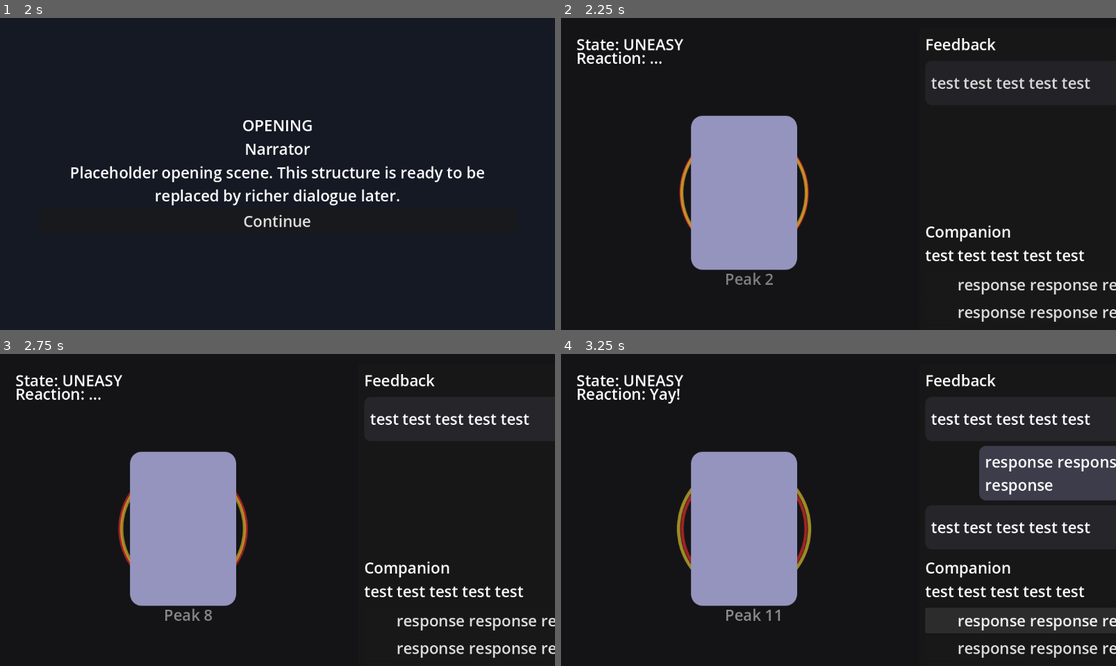
Above: before the commit, frames 1-4 (two rows, left to right).
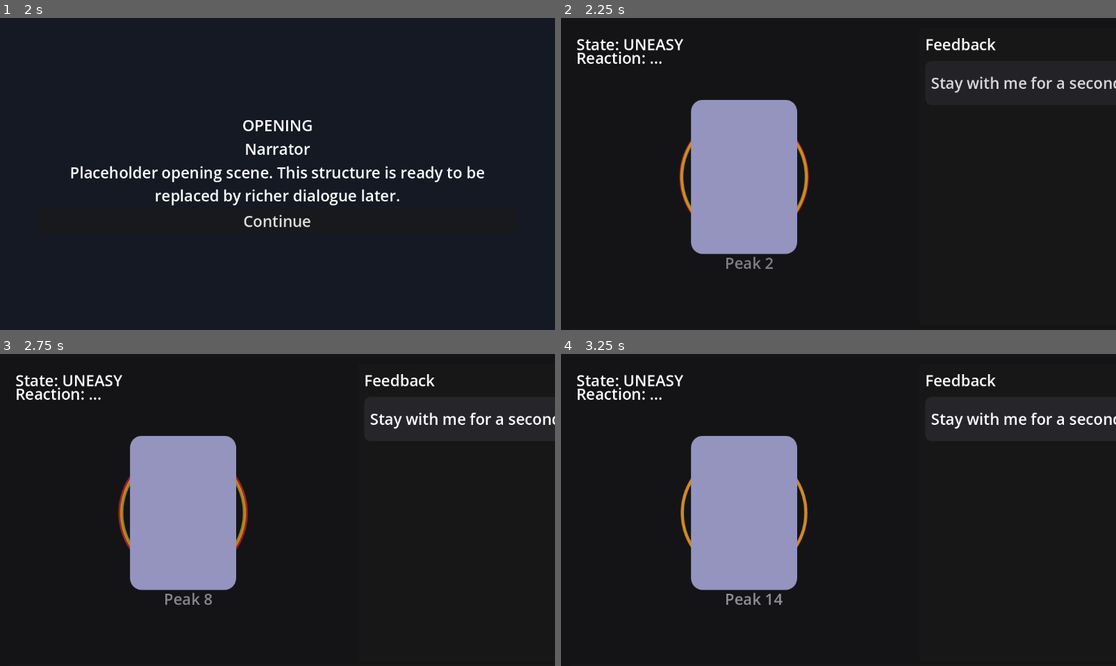
Above: after the commit, the same moments.

Repository: manchenlee/wgj-2026-teamb
Game: Godot game, scene res://scenes/Main.tscn
The game is run twice, just before and just after one commit, with the same random seed, the same clock (stepped at 60 frames per second) and the same inputs.
Inputs (mouse positions are in pixels of both pictures, inside the frame that each line leads up to):
- Up to frame 1 (2 s): click "Start" at 0.5 s; click "Continue" at 1.25 s
- Up to frame 2 (2.25 s): click "Continue" at 2 s
- Up to frame 3 (2.75 s): no input
- Up to frame 4 (3.25 s): click (1066, 619) at 2.75 s, where only the run before the commit has a clickable "response response response"

Frame 1 is identical in both runs. In frame 2, 5.1% of the frame differs, in the area x 21-100%, y 18-98%; in frame 3, 5.2%; in frame 4, 10%, in the area x 15-100%, y 11-98%.

Commit message:
feat: Enhance dialogue system with event handling and dynamic responses

Diff:
--- a/scenes/components/DialoguePanel.tscn
+++ b/scenes/components/DialoguePanel.tscn
@@ -28,17 +28,9 @@
 size_flags_horizontal = 3
 theme_override_constants/separation = 10
 
-[node name="CurrentDialoguePrompt" type="VBoxContainer" parent="MarginContainer/VBoxContainer"]
-
-[node name="SpeakerLabel" type="Label" parent="MarginContainer/VBoxContainer/CurrentDialoguePrompt"]
-text = "Companion"
-
-[node name="PromptText" type="Label" parent="MarginContainer/VBoxContainer/CurrentDialoguePrompt"]
-text = "Prompt"
-autowrap_mode = 2
-
 [node name="ChoiceButtons" type="VBoxContainer" parent="MarginContainer/VBoxContainer"]
 alignment = 2
+visible = false
 
 [node name="GoodButton" type="Button" parent="MarginContainer/VBoxContainer/ChoiceButtons"]
 text = "response response response"
--- a/scripts/core/game_session_controller.gd
+++ b/scripts/core/game_session_controller.gd
@@ -24,6 +24,7 @@
 var current_prompt: Dictionary = {}
 var debug_overlay
 var run_active: bool = true
+var waiting_for_choice: bool = false
 
 func _ready() -> void:
 	feedback_rng.randomize()
@@ -72,11 +73,10 @@
 	combo = 0
 	round_restart_timer.stop()
 	arousal_model.reset()
+	dialogue_controller.reset()
 	dialogue_panel.clear_history()
-	current_prompt = dialogue_controller.next_prompt(arousal_model.physical, arousal_model.emotional)
-	dialogue_panel.set_prompt(current_prompt)
-	dialogue_panel.append_history(Config.TEST_FEEDBACK_TEXT, "companion")
-	_schedule_next_feedback_message()
+	waiting_for_choice = false
+	_push_next_dialogue_event()
 	_start_round()
 	_update_presentation()
 
@@ -108,11 +108,10 @@
 	_update_presentation()
 
 func _on_feedback_timer_timeout() -> void:
-	if not run_active:
-		return
-	dialogue_panel.append_history(Config.TEST_FEEDBACK_TEXT, "companion")
+	if not run_active or waiting_for_choice:
+		return
+	_push_next_dialogue_event()
 	print_debug("feedback message")
-	_schedule_next_feedback_message()
 
 func _on_direction_pressed(direction: String) -> void:
 	if not run_active:
@@ -155,12 +154,13 @@
 
 func _on_choice_selected(choice_quality: String, choice_text: String) -> void:
 	dialogue_panel.append_history(choice_text, "player")
+	dialogue_panel.hide_choices()
+	waiting_for_choice = false
 	var outcome := dialogue_controller.apply_choice(choice_quality, arousal_model)
 	arousal_model.refresh_emotional_activity()
-	dialogue_panel.append_history(str(outcome.get("reply", Config.TEST_FEEDBACK_TEXT)), "companion")
+	dialogue_panel.append_history(str(outcome.get("reply", "...")), "companion")
 	character_area.show_choice_reaction(choice_quality)
-	current_prompt = dialogue_controller.next_prompt(arousal_model.physical, arousal_model.emotional)
-	dialogue_panel.set_prompt(current_prompt)
+	_schedule_next_feedback_message()
 	_update_presentation()
 
 func _handle_wrong_input() -> void:
@@ -215,3 +215,15 @@
 		Config.FEEDBACK_MESSAGE_INTERVAL_MAX
 	)
 	feedback_timer.start(wait_time)
+
+func _push_next_dialogue_event() -> void:
+	current_prompt = dialogue_controller.next_event(arousal_model.physical, arousal_model.emotional)
+	dialogue_panel.append_history(str(current_prompt.get("text", "...")), "companion")
+	if current_prompt.has("choices"):
+		waiting_for_choice = true
+		dialogue_panel.show_choices(current_prompt.get("choices", {}))
+		feedback_timer.stop()
+	else:
+		waiting_for_choice = false
+		dialogue_panel.hide_choices()
+		_schedule_next_feedback_message()
--- a/scripts/data/placeholder_dialogue_data.gd
+++ b/scripts/data/placeholder_dialogue_data.gd
@@ -11,7 +11,10 @@
 			"good": "Acknowledge gently",
 			"neutral": "Keep it brief",
 			"bad": "Brush it off"
-		}
+		},
+		"reply_good": "Thank you. That helps me settle back in.",
+		"reply_neutral": "Okay. I will take the small answer for now.",
+		"reply_bad": "That stings. I need more care than that."
 	},
 	{
 		"speaker": "Companion",
@@ -20,7 +23,21 @@
 			"good": "Respond with care",
 			"neutral": "Answer casually",
 			"bad": "Dismiss the concern"
-		}
+		},
+		"reply_good": "Yeah, that is closer to what I needed.",
+		"reply_neutral": "Maybe. I still feel a little unsure.",
+		"reply_bad": "Ignoring it will only make it worse."
+	}
+]
+
+const LOW_LINES := [
+	{
+		"speaker": "Companion",
+		"text": "Stay with me for a second."
+	},
+	{
+		"speaker": "Companion",
+		"text": "I am trying to read your pace."
 	}
 ]
 
@@ -32,7 +49,10 @@
 			"good": "Encourage the moment",
 			"neutral": "Stay playful",
 			"bad": "Turn cold"
-		}
+		},
+		"reply_good": "Mmm. Stay there with me.",
+		"reply_neutral": "That works. We can keep it light.",
+		"reply_bad": "You just pulled me out of it."
 	},
 	{
 		"speaker": "Companion",
@@ -41,7 +61,21 @@
 			"good": "Lean into it",
 			"neutral": "Keep steady",
 			"bad": "Break the mood"
-		}
+		},
+		"reply_good": "Yes. That keeps the feeling alive.",
+		"reply_neutral": "Steady is okay. Do not lose me completely.",
+		"reply_bad": "That killed the momentum."
+	}
+]
+
+const BALANCED_LINES := [
+	{
+		"speaker": "Companion",
+		"text": "This rhythm is starting to feel natural."
+	},
+	{
+		"speaker": "Companion",
+		"text": "Okay, that lands better."
 	}
 ]
 
@@ -53,7 +87,10 @@
 			"good": "Recenter together",
 			"neutral": "Pause a beat",
 			"bad": "Ignore the mismatch"
-		}
+		},
+		"reply_good": "There. That brings us back together.",
+		"reply_neutral": "A pause helps, but we still need to adjust.",
+		"reply_bad": "No, that makes the disconnect worse."
 	},
 	{
 		"speaker": "Companion",
@@ -62,7 +99,21 @@
 			"good": "Adjust thoughtfully",
 			"neutral": "See what happens",
 			"bad": "Double down"
-		}
+		},
+		"reply_good": "That is better. You are actually listening.",
+		"reply_neutral": "Maybe. I am still waiting for you to meet me halfway.",
+		"reply_bad": "Too much. You are not hearing me."
+	}
+]
+
+const HIGH_GAP_LINES := [
+	{
+		"speaker": "Companion",
+		"text": "We are drifting out of sync."
+	},
+	{
+		"speaker": "Companion",
+		"text": "Something is off in the balance right now."
 	}
 ]
 
@@ -74,3 +125,12 @@
 	elif difference > Config.BALANCE_TOLERANCE:
 		source = HIGH_GAP_PROMPTS
 	return source[randi() % source.size()].duplicate(true)
+
+func get_line(physical: float, emotional: float) -> Dictionary:
+	var difference := absf(physical - emotional)
+	var source := BALANCED_LINES
+	if physical < 35.0 or emotional < 35.0:
+		source = LOW_LINES
+	elif difference > Config.BALANCE_TOLERANCE:
+		source = HIGH_GAP_LINES
+	return source[randi() % source.size()].duplicate(true)
--- a/scripts/gameplay/dialogue_choice_controller.gd
+++ b/scripts/gameplay/dialogue_choice_controller.gd
@@ -6,10 +6,20 @@
 
 var data_source = PlaceholderDialogueDataClass.new()
 var current_prompt: Dictionary = {}
+var event_counter: int = 0
 
-func next_prompt(physical: float, emotional: float) -> Dictionary:
-	current_prompt = data_source.get_prompt(physical, emotional)
-	return current_prompt
+func reset() -> void:
+	current_prompt = {}
+	event_counter = 0
+
+func next_event(physical: float, emotional: float) -> Dictionary:
+	event_counter += 1
+	if event_counter % 3 == 0:
+		current_prompt = data_source.get_prompt(physical, emotional)
+		return current_prompt
+
+	current_prompt = {}
+	return data_source.get_line(physical, emotional)
 
 func apply_choice(choice_quality: String, model) -> Dictionary:
 	var delta_value := 0.0
@@ -22,4 +32,10 @@
 			delta_value = -Config.EMOTIONAL_PENALTY_BAD_CHOICE
 
 	model.apply_emotional(delta_value)
-	return {"reply": Config.TEST_FEEDBACK_TEXT, "delta": delta_value}
+	var reply_text := str(current_prompt.get("reply_%s" % choice_quality, ""))
+	if reply_text.is_empty():
+		reply_text = str(current_prompt.get("reply", ""))
+	if reply_text.is_empty():
+		reply_text = "..."
+	current_prompt = {}
+	return {"reply": reply_text, "delta": delta_value}
--- a/scripts/ui/dialogue_panel.gd
+++ b/scripts/ui/dialogue_panel.gd
@@ -3,13 +3,11 @@
 
 signal choice_selected(choice_quality: String, choice_text: String)
 
-const Config := preload("res://scripts/gameplay/GameConfig.gd")
 const UiThemeScaler := preload("res://scripts/ui/ui_theme_scaler.gd")
 
 @onready var history_scroll: ScrollContainer = $MarginContainer/VBoxContainer/ScrollableChatHistory
 @onready var history_list: VBoxContainer = $MarginContainer/VBoxContainer/ScrollableChatHistory/ChatHistoryList
-@onready var speaker_label: Label = $MarginContainer/VBoxContainer/CurrentDialoguePrompt/SpeakerLabel
-@onready var prompt_label: Label = $MarginContainer/VBoxContainer/CurrentDialoguePrompt/PromptText
+@onready var choice_buttons: VBoxContainer = $MarginContainer/VBoxContainer/ChoiceButtons
 @onready var good_button: Button = $MarginContainer/VBoxContainer/ChoiceButtons/GoodButton
 @onready var neutral_button: Button = $MarginContainer/VBoxContainer/ChoiceButtons/NeutralButton
 @onready var bad_button: Button = $MarginContainer/VBoxContainer/ChoiceButtons/BadButton
@@ -22,16 +20,19 @@
 	neutral_button.pressed.connect(func() -> void: choice_selected.emit("neutral", neutral_button.text))
 	bad_button.pressed.connect(func() -> void: choice_selected.emit("bad", bad_button.text))
 
-func set_prompt(prompt: Dictionary) -> void:
-	speaker_label.text = str(prompt.get("speaker", "Companion"))
-	prompt_label.text = Config.TEST_FEEDBACK_TEXT
-	good_button.text = Config.TEST_RESPONSE_TEXT
-	neutral_button.text = Config.TEST_RESPONSE_TEXT
-	bad_button.text = Config.TEST_RESPONSE_TEXT
+func show_choices(choices: Dictionary) -> void:
+	good_button.text = str(choices.get("good", ""))
+	neutral_button.text = str(choices.get("neutral", ""))
+	bad_button.text = str(choices.get("bad", ""))
+	choice_buttons.visible = true
+
+func hide_choices() -> void:
+	choice_buttons.visible = false
 
 func clear_history() -> void:
 	for child in history_list.get_children():
 		child.queue_free()
+	hide_choices()
 
 func append_history(line: String, speaker_type: String = "companion") -> void:
 	var row := HBoxContainer.new()
